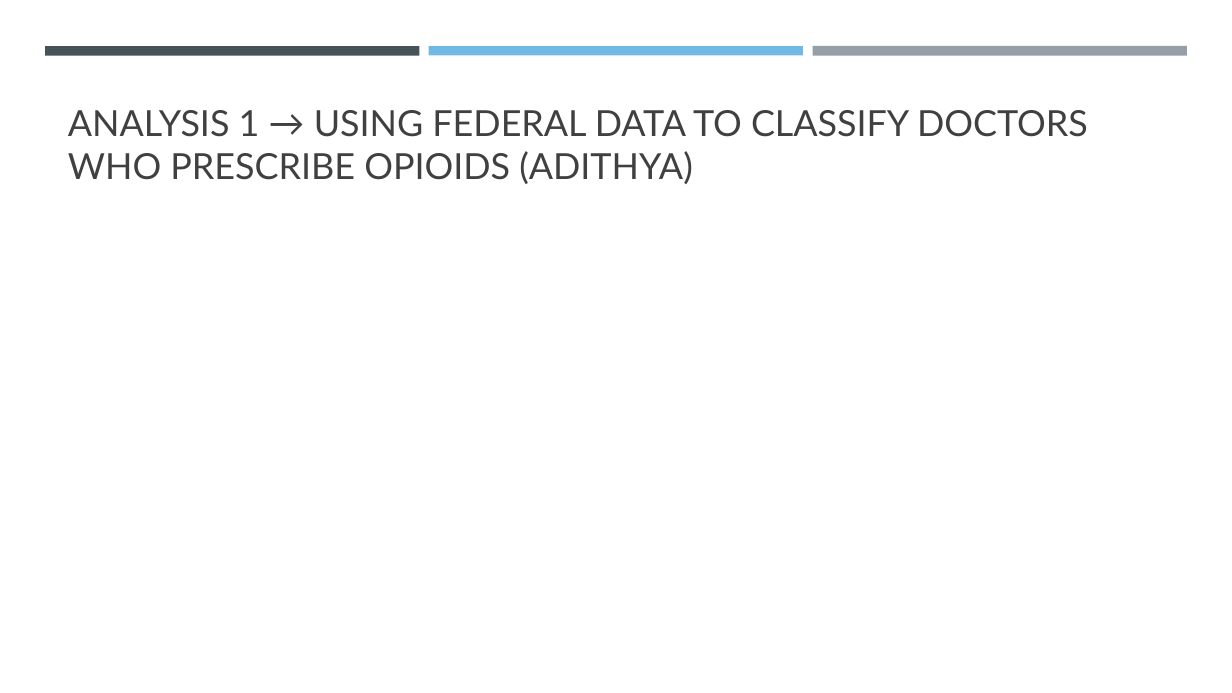
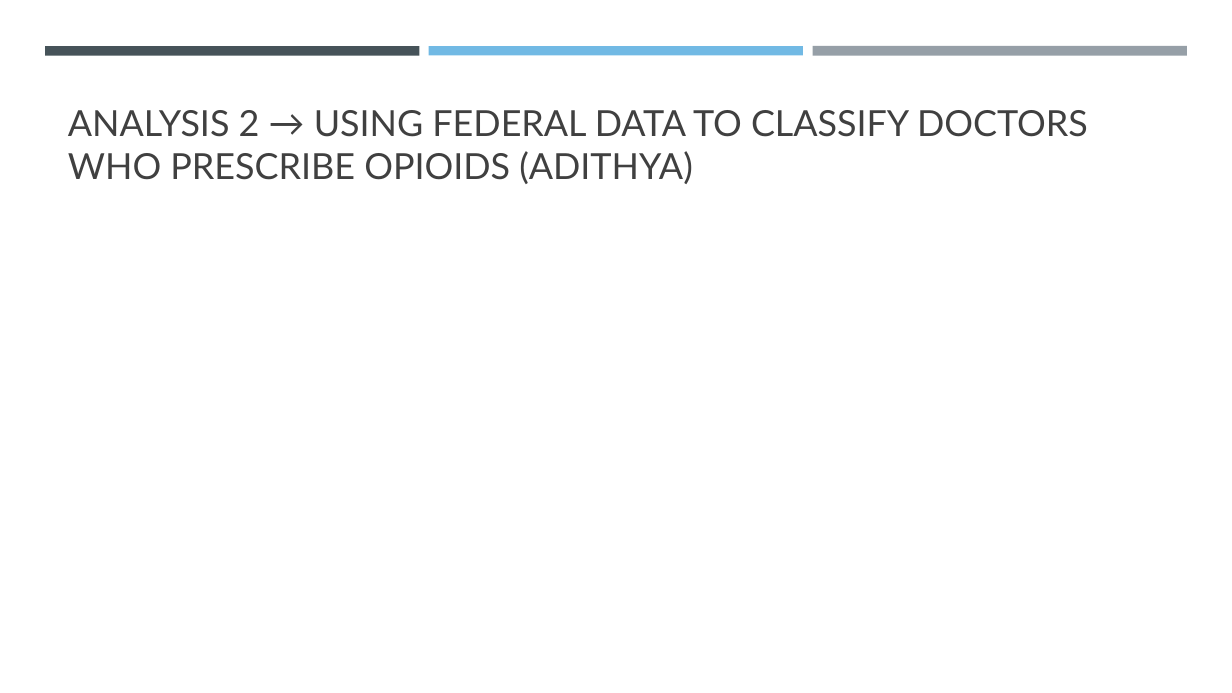
Before and after one commit to MLOpioidProjectCode/project_code, a slide deck: slide 7 of presentation/opioid_powerpoint.pptx (slide 6 before the commit). Drawn at 1232x693 pixels with LibreOffice and Linux fonts; fonts in the diff are those of the drawing. Boxes give left, top, right and bottom in pixels: in the first picture for what was removed or moved away, otherwise in the second. Text is boxed around its words. In the diff, an @@ line names an element or a change of style, - is before the commit and + after.

```diff
--- a/presentation/opioid_powerpoint.pptx
+++ b/presentation/opioid_powerpoint.pptx
@@ title at [68,110,1088,184]: text changed @@
-ANALYSIS 1 → USING FEDERAL DATA TO CLASSIFY DOCTORS WHO PRESCRIBE OPIOIDS (ADITHYA)
+ANALYSIS 2 → USING FEDERAL DATA TO CLASSIFY DOCTORS WHO PRESCRIBE OPIOIDS (ADITHYA)
```
Also in this commit, not shown: 3 other slides changed, 1 slide added, 2 slides removed.
